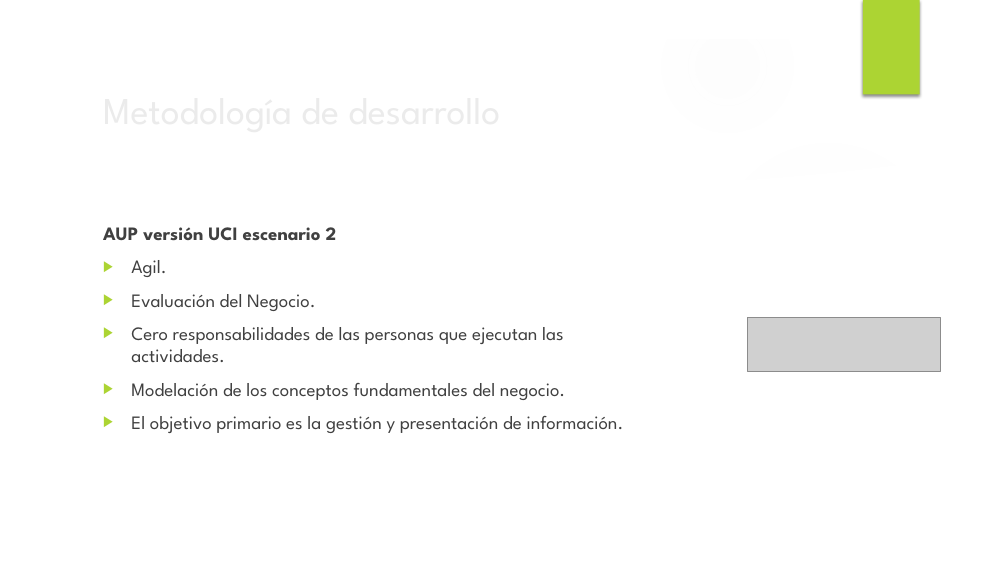
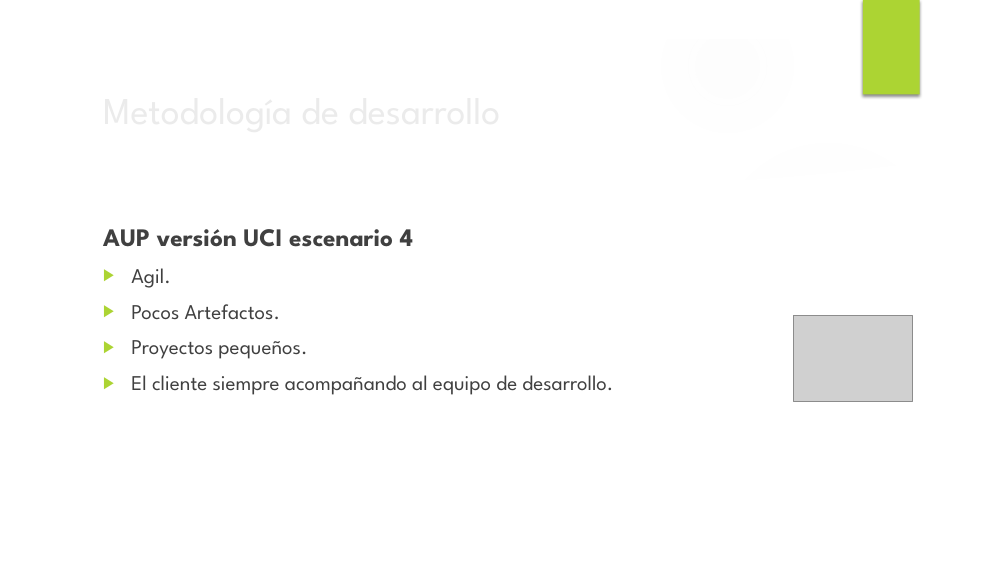
Before and after one commit to ale-01cu/Picta-Project, a slide deck: slide 8 of doc/Presentacion Taller 1.pptx (slide 7 before the commit). Drawn at 1008x567 pixels with LibreOffice and Linux fonts; fonts in the diff are those of the drawing; grey boxes stand for pictures; background and template pictures are left out. Boxes give left, top, right and bottom in pixels: in the first picture for what was removed or moved away, otherwise in the second. Text is boxed around its words. In the diff, an @@ line names an element or a change of style, - is before the commit and + after.

```diff
--- a/doc/Presentacion Taller 1.pptx
+++ b/doc/Presentacion Taller 1.pptx
@@ text at <box>103,229,413,247</box>: text changed; size 18 to 24 pt @@
-AUP versión UCI escenario 2
+AUP versión UCI escenario 4
@@ text at <box>131,268,170,288</box>: size 18 to 20 pt in "Agil." @@
@@ text at <box>131,304,491,395</box>: text changed; size 18 to 20 pt @@
-▶ Evaluación del Negocio.
-▶ Cero responsabilidades de las personas que ejecutan las actividades.
-▶ Modelación de los conceptos fundamentales del negocio.
-▶ El objetivo primario es la gestión y presentación de información.
+▶ Pocos Artefactos.
+▶ Proyectos pequeños.
+▶ El cliente siempre acompañando al equipo de desarrollo.
@@ picture removed at <box>748,318,940,372</box> @@
@@ picture added at <box>793,315,912,402</box> @@
```
Also in this commit, not shown: 2 other slides changed, 12 slides added, 39 other files.
